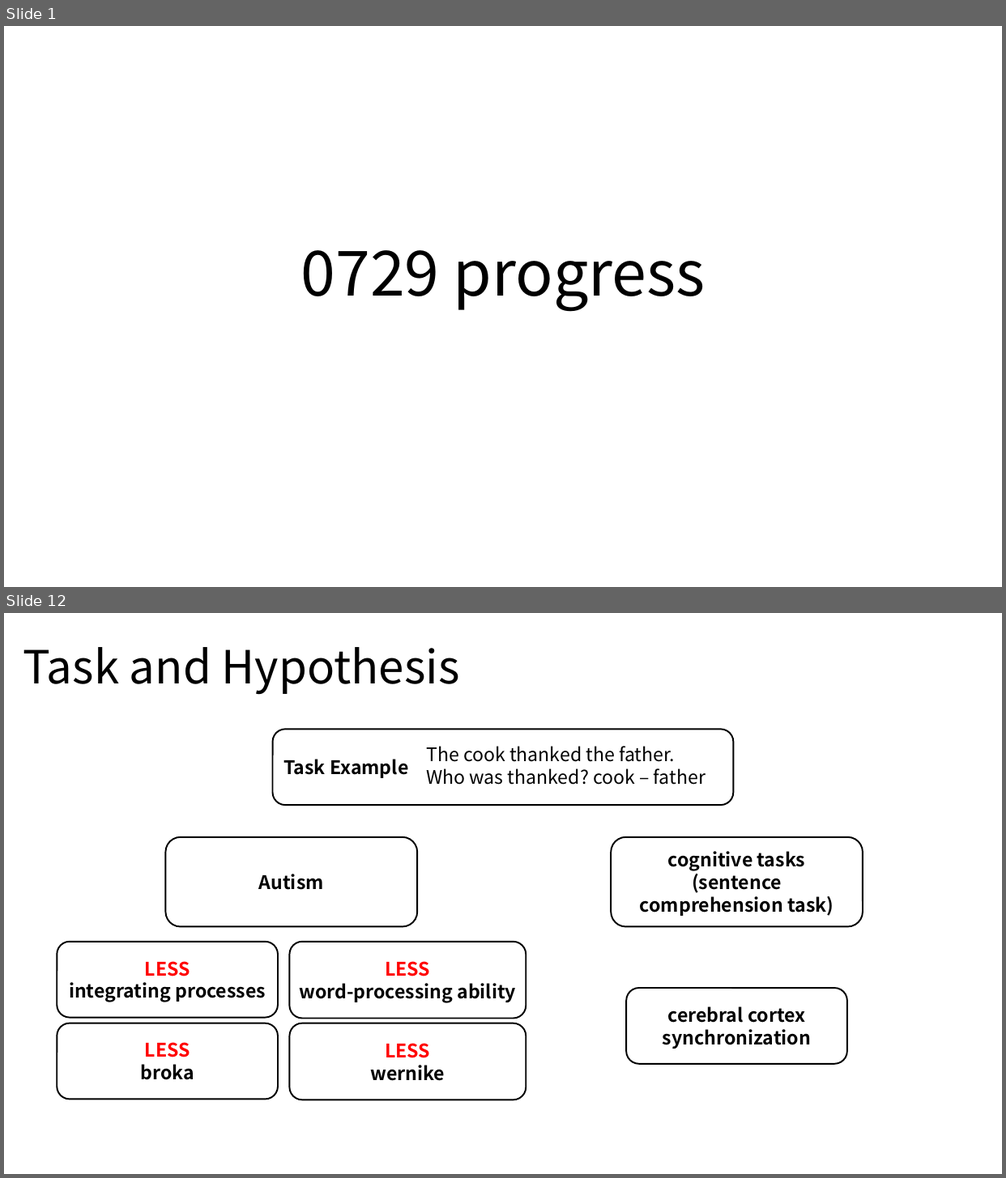
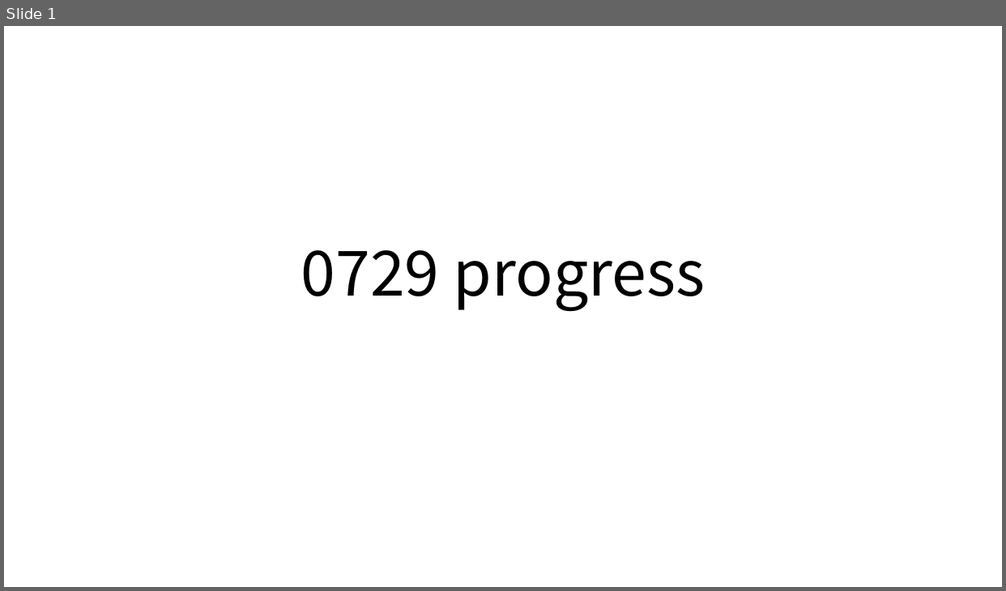
Before and after one commit to topaz11100/PROGRESS, a slide deck: 2_0729/0729_progress.pptx. Shown one above the other, each under a label of ours: slides 1 and 12 before the commit, slide 1 after it; the slides between them are not shown. The pictures are 1006x1178 and 1006x591 pixels, drawn with LibreOffice and Linux fonts; fonts in the diff are those of the drawing. Boxes give left, top, right and bottom in pixels: in the first picture for what was removed or moved away, otherwise in the second. Text is boxed around its words. In the diff, an @@ line names an element or a change of style, - is before the commit and + after.

```diff
--- a/2_0729/0729_progress.pptx
+++ b/2_0729/0729_progress.pptx
@@ slide 12 removed at [4, 613, 1002, 1174], background #FFFFFF @@
@@ title removed at [23, 647, 460, 695] @@
-Task and Hypothesis
@@ rounded rectangle removed at [273, 729, 734, 805] @@
-Task Example
@@ text removed at [426, 746, 705, 785] @@
-The cook thanked the father.
-Who was thanked? cook – father
@@ rounded rectangle removed at [612, 837, 863, 927] @@
-cognitive tasks
-(sentence
-comprehension task)
@@ rounded rectangle removed at [626, 988, 847, 1063] @@
-cerebral cortex
-synchronization
@@ group removed at [57, 837, 526, 1100]: 5 rounded rectangles @@
-Autism
-LESS
-integrating processes
-LESS
-word-processing ability
-LESS
-broka
-LESS
-wernike
```
Also in this commit, not shown: 8 slides added, 37 other slides removed, 26 other files.
